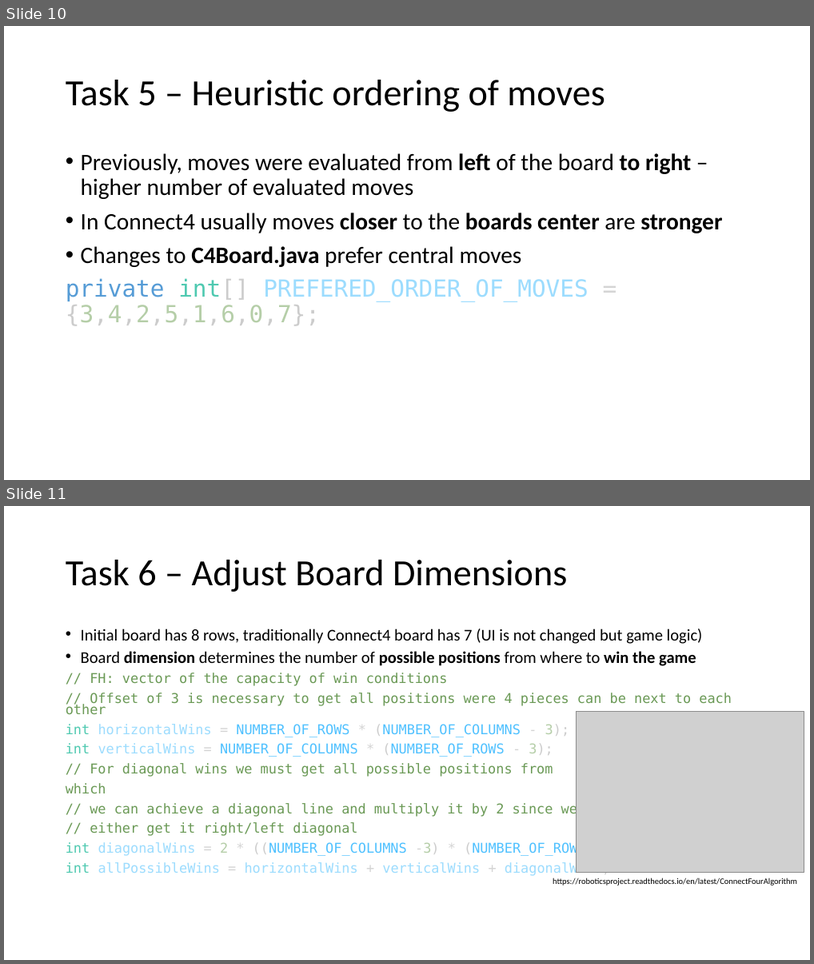
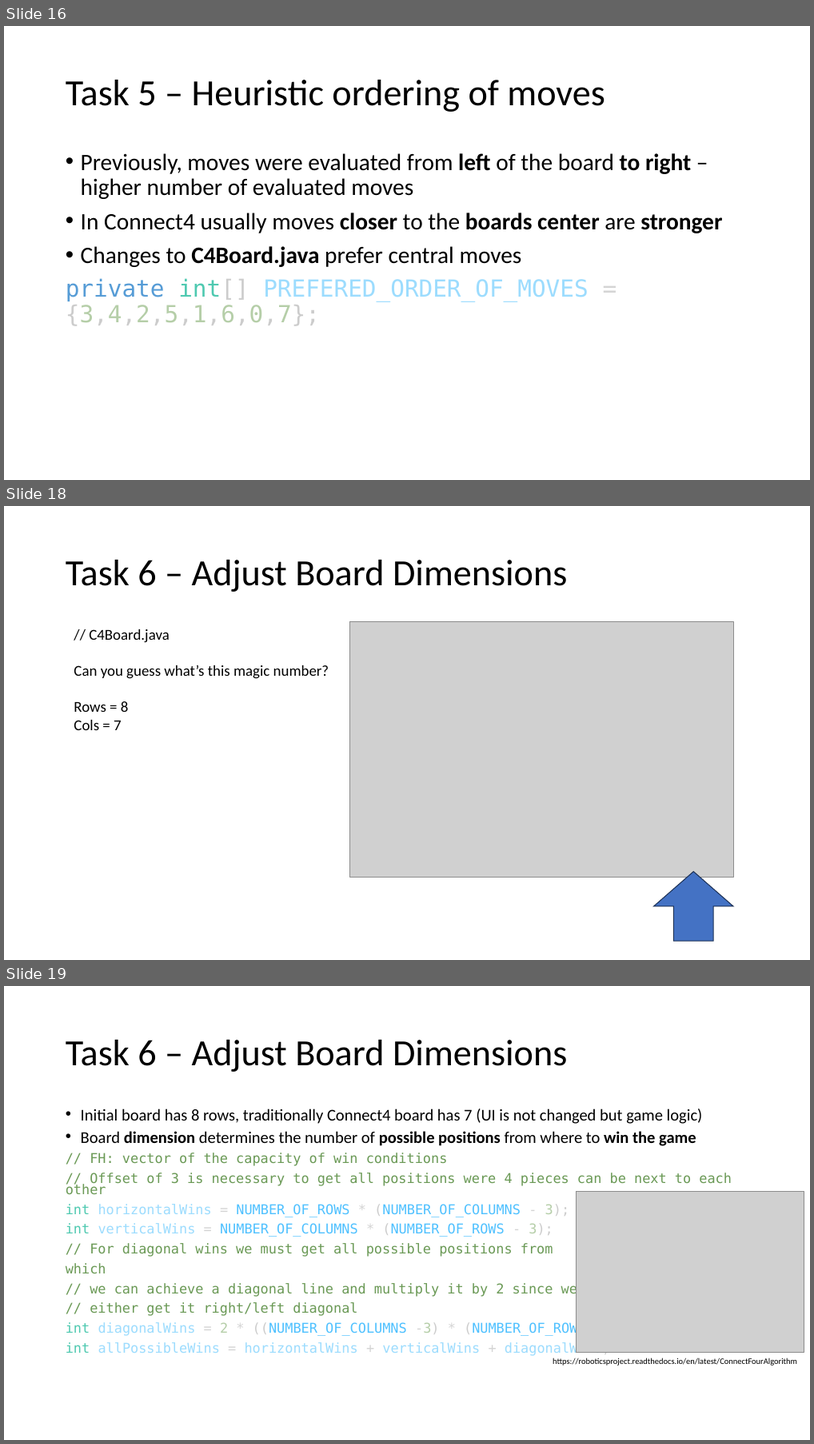
Before and after one commit to XaverB/connect-four, a slide deck: doc/ConnectFourPresentationDraft.pptx. Shown one above the other, each under a label of ours: slides 10 and 11 before the commit, slides 16, 18 and 19 after it; the slides between them are not shown. The pictures are 814x964 and 814x1444 pixels, drawn with LibreOffice and Linux fonts; fonts in the diff are those of the drawing; grey boxes stand for pictures. Boxes give left, top, right and bottom in pixels: in the first picture for what was removed or moved away, otherwise in the second. Text is boxed around its words. In the diff, an @@ line names an element or a change of style, - is before the commit and + after.

```diff
--- a/doc/ConnectFourPresentationDraft.pptx
+++ b/doc/ConnectFourPresentationDraft.pptx
@@ slide 18 added at [4,506,810,960], background #FFFFFF @@
@@ title added at [66,560,567,592], 44 pt, text #000000 @@
+Task 6 – Adjust Board Dimensions
@@ picture added at [350,621,734,877] @@
@@ text added at [74,629,330,730], 18 pt, text #000000 @@
+// C4Board.java
+Can you guess what’s this magic number?
+Rows = 8
+Cols = 7
@@ up arrow added at [654,872,734,941], fill #4472C4, outline #1E3256 1 pt @@
@@ what was slide 10 is now slide 16 @@
@@ what was slide 11 is now slide 19 @@
```
Also in this commit, not shown: 5 slides changed, 12 other slides added.
